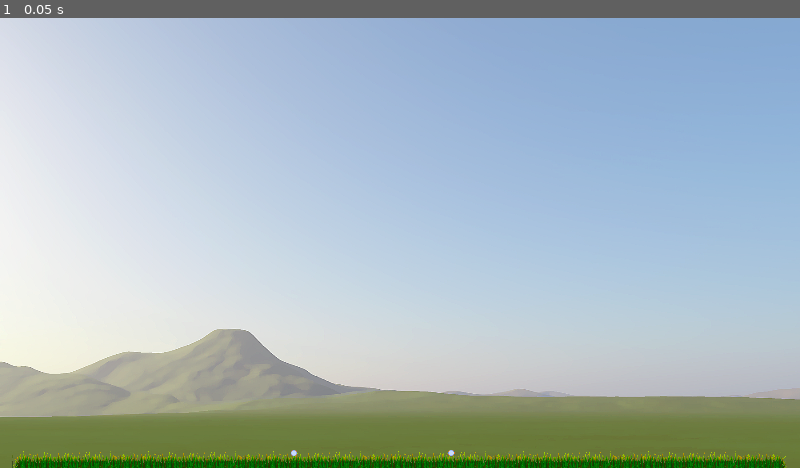
Above: before the commit, frame 1.
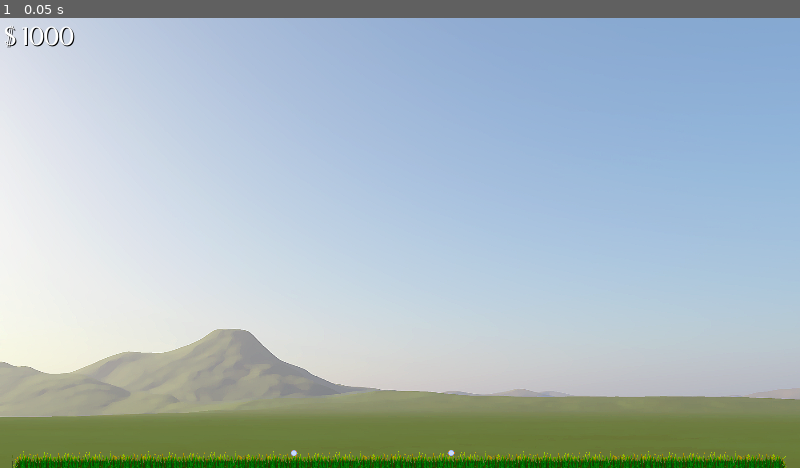
Above: after the commit, the same moment.

Repository: Drauthius/flat-builder
Game: Godot game, scene res://levels/Level1.tscn
Same seed, same stepped clock (60 frames per second), same inputs: the game is played once before the commit and once after it.
Inputs:
- Up to frame 1 (0.05 s): no input

The runs differ from the first frame. In frame 1, 0.2% of the frame differs, in the area x 0-10%, y 1-7%.

Commit message:
Added initial GUI, and a nice level

Diff:
--- a/levels/Level1.tscn
+++ b/levels/Level1.tscn
@@ -6,13 +6,14 @@
 [ext_resource path="res://sprites/grass-l.png" type="Texture" id=4]
 [ext_resource path="res://sprites/grass-r.png" type="Texture" id=5]
 [ext_resource path="res://scenes/GroundJoint.tscn" type="PackedScene" id=6]
+[ext_resource path="res://scenes/GUI.tscn" type="PackedScene" id=7]
 
 [sub_resource type="RectangleShape2D" id=1]
 
 custom_solver_bias = 0.0
 extents = Vector2( 924.544, 66.0884 )
 
-[node name="Game" type="Node" index="0"]
+[node name="Level1" type="Node"]
 
 script = ExtResource( 1 )
 
@@ -117,3 +118,5 @@
 
 position = Vector2( -1.2605, 53.5713 )
 shape = SubResource( 1 )
+
+[node name="GUI" parent="." index="7" instance=ExtResource( 7 )]
--- /dev/null
+++ b/levels/Level999.tscn
@@ -0,0 +1,219 @@
+[gd_scene load_steps=8 format=2]
+
+[ext_resource path="res://Game.gd" type="Script" id=1]
+[ext_resource path="res://sprites/landscape.png" type="Texture" id=2]
+[ext_resource path="res://sprites/grass.png" type="Texture" id=3]
+[ext_resource path="res://sprites/grass-l.png" type="Texture" id=4]
+[ext_resource path="res://sprites/grass-r.png" type="Texture" id=5]
+[ext_resource path="res://scenes/GroundJoint.tscn" type="PackedScene" id=6]
+
+[sub_resource type="RectangleShape2D" id=1]
+
+custom_solver_bias = 0.0
+extents = Vector2( 72, 40 )
+
+[node name="Level1" type="Node"]
+
+script = ExtResource( 1 )
+
+[node name="Sky" type="TextureRect" parent="." index="0"]
+
+anchor_left = 0.0
+anchor_top = 0.0
+anchor_right = 1.0
+anchor_bottom = 1.0
+rect_pivot_offset = Vector2( 0, 0 )
+rect_clip_content = false
+mouse_filter = 2
+mouse_default_cursor_shape = 0
+size_flags_horizontal = 1
+size_flags_vertical = 1
+texture = ExtResource( 2 )
+expand = true
+stretch_mode = 0
+
+[node name="Left Side" type="Node2D" parent="." index="1"]
+
+position = Vector2( 263.74, 1030.36 )
+
+[node name="GrassTiles" type="TextureRect" parent="Left Side" index="0"]
+
+anchor_left = 0.0
+anchor_top = 0.0
+anchor_right = 0.0
+anchor_bottom = 0.0
+margin_left = -26.0
+margin_right = 974.0
+margin_bottom = 1000.0
+rect_scale = Vector2( 0.05, 0.05 )
+rect_pivot_offset = Vector2( 0, 0 )
+rect_clip_content = false
+mouse_filter = 2
+mouse_default_cursor_shape = 0
+size_flags_horizontal = 1
+size_flags_vertical = 1
+texture = ExtResource( 3 )
+stretch_mode = 2
+_sections_unfolded = [ "Margin", "Rect" ]
+
+[node name="GrassLeft" type="TextureRect" parent="Left Side" index="1"]
+
+anchor_left = 0.0
+anchor_top = 0.0
+anchor_right = 0.0
+anchor_bottom = 0.0
+margin_left = -76.0
+margin_right = 924.0
+margin_bottom = 1000.0
+rect_scale = Vector2( 0.05, 0.05 )
+rect_pivot_offset = Vector2( 0, 0 )
+rect_clip_content = false
+mouse_filter = 2
+mouse_default_cursor_shape = 0
+size_flags_horizontal = 1
+size_flags_vertical = 1
+texture = ExtResource( 4 )
+stretch_mode = 2
+_sections_unfolded = [ "Rect" ]
+
+[node name="GrassRight" type="TextureRect" parent="Left Side" index="2"]
+
+anchor_left = 0.0
+anchor_top = 0.0
+anchor_right = 0.0
+anchor_bottom = 0.0
+margin_left = 24.0
+margin_right = 1024.0
+margin_bottom = 1000.0
+rect_scale = Vector2( 0.05, 0.05 )
+rect_pivot_offset = Vector2( 0, 0 )
+rect_clip_content = false
+mouse_filter = 2
+mouse_default_cursor_shape = 0
+size_flags_horizontal = 1
+size_flags_vertical = 1
+texture = ExtResource( 5 )
+stretch_mode = 2
+
+[node name="Area2D" type="StaticBody2D" parent="Left Side" index="3"]
+
+position = Vector2( 0, 75 )
+input_pickable = false
+collision_layer = 3
+collision_mask = 3
+constant_linear_velocity = Vector2( 0, 0 )
+constant_angular_velocity = 0.0
+friction = 1.0
+bounce = 0.0
+_sections_unfolded = [ "Collision", "Pickable", "Transform" ]
+__meta__ = {
+"_edit_group_": true
+}
+
+[node name="CollisionShape2D" type="CollisionShape2D" parent="Left Side/Area2D" index="0"]
+
+shape = SubResource( 1 )
+_sections_unfolded = [ "Transform" ]
+
+[node name="Right Side" type="Node2D" parent="." index="2"]
+
+position = Vector2( 1574.67, 1030.36 )
+
+[node name="GrassTiles" type="TextureRect" parent="Right Side" index="0"]
+
+anchor_left = 0.0
+anchor_top = 0.0
+anchor_right = 0.0
+anchor_bottom = 0.0
+margin_left = -26.0
+margin_right = 974.0
+margin_bottom = 1000.0
+rect_scale = Vector2( 0.05, 0.05 )
+rect_pivot_offset = Vector2( 0, 0 )
+rect_clip_content = false
+mouse_filter = 2
+mouse_default_cursor_shape = 0
+size_flags_horizontal = 1
+size_flags_vertical = 1
+texture = ExtResource( 3 )
+stretch_mode = 2
+_sections_unfolded = [ "Margin", "Rect" ]
+
+[node name="GrassLeft" type="TextureRect" parent="Right Side" index="1"]
+
+anchor_left = 0.0
+anchor_top = 0.0
+anchor_right = 0.0
+anchor_bottom = 0.0
+margin_left = -76.0
+margin_right = 924.0
+margin_bottom = 1000.0
+rect_scale = Vector2( 0.05, 0.05 )
+rect_pivot_offset = Vector2( 0, 0 )
+rect_clip_content = false
+mouse_filter = 2
+mouse_default_cursor_shape = 0
+size_flags_horizontal = 1
+size_flags_vertical = 1
+texture = ExtResource( 4 )
+stretch_mode = 2
+_sections_unfolded = [ "Rect" ]
+
+[node name="GrassRight" type="TextureRect" parent="Right Side" index="2"]
+
+anchor_left = 0.0
+anchor_top = 0.0
+anchor_right = 0.0
+anchor_bottom = 0.0
+margin_left = 24.0
+margin_right = 1024.0
+margin_bottom = 1000.0
+rect_scale = Vector2( 0.05, 0.05 )
+rect_pivot_offset = Vector2( 0, 0 )
+rect_clip_content = false
+mouse_filter = 2
+mouse_default_cursor_shape = 0
+size_flags_horizontal = 1
+size_flags_vertical = 1
+texture = ExtResource( 5 )
+stretch_mode = 2
+
+[node name="Area2D" type="StaticBody2D" parent="Right Side" index="3"]
+
+position = Vector2( 0, 75 )
+input_pickable = false
+collision_layer = 3
+collision_mask = 3
+constant_linear_velocity = Vector2( 0, 0 )
+constant_angular_velocity = 0.0
+friction = 1.0
+bounce = 0.0
+_sections_unfolded = [ "Collision", "Pickable", "Transform" ]
+__meta__ = {
+"_edit_group_": true
+}
+
+[node name="CollisionShape2D" type="CollisionShape2D" parent="Right Side/Area2D" index="0"]
+
+shape = SubResource( 1 )
+_sections_unfolded = [ "Transform" ]
+
+[node name="GroundJoint" parent="." index="3" instance=ExtResource( 6 )]
+
+position = Vector2( 222.733, 1050 )
+_sections_unfolded = [ "Collision", "Pickable", "Transform" ]
+
+[node name="GroundJoint2" parent="." index="4" instance=ExtResource( 6 )]
+
+position = Vector2( 1535.6, 1050 )
+_sections_unfolded = [ "Collision", "Pickable", "Transform" ]
+
+[node name="GroundJoint3" parent="." index="5" instance=ExtResource( 6 )]
+
+position = Vector2( 1613.62, 1050 )
+_sections_unfolded = [ "Collision", "Pickable", "Transform" ]
+
+[node name="GroundJoint4" parent="." index="6" instance=ExtResource( 6 )]
+
+position = Vector2( 301.829, 1050 )
+_sections_unfolded = [ "Collision", "Pickable", "Transform" ]
--- a/project.godot
+++ b/project.godot
@@ -24,4 +24,4 @@
 
 [rendering]
 
-environment/default_environment="res://default_env.tres"
+environment/default_environment="res://resources/default_env.tres"
--- /dev/null
+++ b/resources/font_theme.tres
@@ -0,0 +1,405 @@
+[gd_resource type="Theme" load_steps=3 format=2]
+
+[ext_resource path="res://fonts/MontereyFLF.ttf" type="DynamicFontData" id=1]
+
+[sub_resource type="DynamicFont" id=1]
+
+size = 64
+use_mipmaps = false
+use_filter = false
+font_data = ExtResource( 1 )
+_sections_unfolded = [ "Font", "Settings" ]
+
+[resource]
+
+Button/colors/font_color = Color( 0, 0, 0, 1 )
+Button/colors/font_color_disabled = Color( 0, 0, 0, 1 )
+Button/colors/font_color_hover = Color( 0, 0, 0, 1 )
+Button/colors/font_color_pressed = Color( 0, 0, 0, 1 )
+Button/constants/hseparation = 2
+Button/fonts/font = null
+Button/styles/disabled = null
+Button/styles/focus = null
+Button/styles/hover = null
+Button/styles/normal = null
+Button/styles/pressed = null
+ButtonGroup/styles/panel = null
+CheckBox/colors/font_color = Color( 0, 0, 0, 1 )
+CheckBox/colors/font_color_disabled = Color( 0, 0, 0, 1 )
+CheckBox/colors/font_color_hover = Color( 0, 0, 0, 1 )
+CheckBox/colors/font_color_pressed = Color( 0, 0, 0, 1 )
+CheckBox/constants/check_vadjust = 0
+CheckBox/constants/hseparation = 4
+CheckBox/fonts/font = null
+CheckBox/icons/checked = null
+CheckBox/icons/radio_checked = null
+CheckBox/icons/radio_unchecked = null
+CheckBox/icons/unchecked = null
+CheckBox/styles/disabled = null
+CheckBox/styles/focus = null
+CheckBox/styles/hover = null
+CheckBox/styles/normal = null
+CheckBox/styles/pressed = null
+CheckButton/colors/font_color = Color( 0, 0, 0, 1 )
+CheckButton/colors/font_color_disabled = Color( 0, 0, 0, 1 )
+CheckButton/colors/font_color_hover = Color( 0, 0, 0, 1 )
+CheckButton/colors/font_color_pressed = Color( 0, 0, 0, 1 )
+CheckButton/constants/check_vadjust = 0
+CheckButton/constants/hseparation = 4
+CheckButton/fonts/font = null
+CheckButton/icons/off = null
+CheckButton/icons/on = null
+CheckButton/styles/disabled = null
+CheckButton/styles/focus = null
+CheckButton/styles/hover = null
+CheckButton/styles/normal = null
+CheckButton/styles/pressed = null
+ColorPicker/constants/h_width = 30
+ColorPicker/constants/label_width = 10
+ColorPicker/constants/margin = 4
+ColorPicker/constants/sv_height = 256
+ColorPicker/constants/sv_width = 256
+ColorPicker/icons/add_preset = null
+ColorPicker/icons/color_hue = null
+ColorPicker/icons/color_sample = null
+ColorPicker/icons/preset_bg = null
+ColorPicker/icons/screen_picker = null
+ColorPickerButton/colors/font_color = Color( 0, 0, 0, 1 )
+ColorPickerButton/colors/font_color_disabled = Color( 0, 0, 0, 1 )
+ColorPickerButton/colors/font_color_hover = Color( 0, 0, 0, 1 )
+ColorPickerButton/colors/font_color_pressed = Color( 0, 0, 0, 1 )
+ColorPickerButton/constants/hseparation = 2
+ColorPickerButton/fonts/font = null
+ColorPickerButton/icons/bg = null
+ColorPickerButton/styles/disabled = null
+ColorPickerButton/styles/focus = null
+ColorPickerButton/styles/hover = null
+ColorPickerButton/styles/normal = null
+ColorPickerButton/styles/pressed = null
+Dialogs/constants/button_margin = 32
+Dialogs/constants/margin = 8
+FileDialog/colors/files_disabled = Color( 0, 0, 0, 1 )
+FileDialog/icons/folder = null
+FileDialog/icons/parent_folder = null
+FileDialog/icons/reload = null
+Fonts/fonts/large = null
+Fonts/fonts/normal = null
+GraphEdit/colors/grid_major = Color( 0, 0, 0, 1 )
+GraphEdit/colors/grid_minor = Color( 0, 0, 0, 1 )
+GraphEdit/constants/bezier_len_neg = 160
+GraphEdit/constants/bezier_len_pos = 80
+GraphEdit/icons/minus = null
+GraphEdit/icons/more = null
+GraphEdit/icons/reset = null
+GraphEdit/icons/snap = null
+GraphEdit/styles/bg = null
+GraphNode/colors/title_color = Color( 0, 0, 0, 1 )
+GraphNode/constants/close_offset = 18
+GraphNode/constants/port_offset = 3
+GraphNode/constants/separation = 1
+GraphNode/constants/title_offset = 20
+GraphNode/fonts/title_font = null
+GraphNode/icons/close = null
+GraphNode/icons/port = null
+GraphNode/icons/resizer = null
+GraphNode/styles/breakpoint = null
+GraphNode/styles/comment = null
+GraphNode/styles/commentfocus = null
+GraphNode/styles/defaultfocus = null
+GraphNode/styles/defaultframe = null
+GraphNode/styles/frame = null
+GraphNode/styles/position = null
+GraphNode/styles/selectedframe = null
+GridContainer/constants/hseparation = 4
+GridContainer/constants/vseparation = 4
+HBoxContainer/constants/separation = 4
+HScrollBar/icons/decrement = null
+HScrollBar/icons/decrement_highlight = null
+HScrollBar/icons/increment = null
+HScrollBar/icons/increment_highlight = null
+HScrollBar/styles/grabber = null
+HScrollBar/styles/grabber_highlight = null
+HScrollBar/styles/grabber_pressed = null
+HScrollBar/styles/scroll = null
+HScrollBar/styles/scroll_focus = null
+HSeparator/constants/separation = 4
+HSeparator/styles/separator = null
+HSlider/icons/grabber = null
+HSlider/icons/grabber_disabled = null
+HSlider/icons/grabber_highlight = null
+HSlider/icons/tick = null
+HSlider/styles/focus = null
+HSlider/styles/grabber_area = null
+HSlider/styles/grabber_disabled = null
+HSlider/styles/grabber_highlight = null
+HSlider/styles/slider = null
+HSplitContainer/constants/autohide = 1
+HSplitContainer/constants/separation = 12
+HSplitContainer/icons/grabber = null
+HSplitContainer/styles/bg = null
+Icons/icons/close = null
+Icons/icons/logo = null
+ItemList/colors/font_color = Color( 0, 0, 0, 1 )
+ItemList/colors/font_color_selected = Color( 0, 0, 0, 1 )
+ItemList/colors/guide_color = Color( 0, 0, 0, 1 )
+ItemList/constants/hseparation = 4
+ItemList/constants/icon_margin = 4
+ItemList/constants/line_separation = 2
+ItemList/constants/vseparation = 2
+ItemList/fonts/font = null
+ItemList/styles/bg = null
+ItemList/styles/bg_focus = null
+ItemList/styles/cursor = null
+ItemList/styles/cursor_unfocused = null
+ItemList/styles/selected = null
+ItemList/styles/selected_focus = null
+Label/colors/font_color = Color( 1, 1, 1, 1 )
+Label/colors/font_color_shadow = Color( 0, 0, 0, 1 )
+Label/constants/line_spacing = 3
+Label/constants/shadow_as_outline = 0
+Label/constants/shadow_offset_x = 3
+Label/constants/shadow_offset_y = 3
+Label/fonts/font = SubResource( 1 )
+Label/styles/normal = null
+LineEdit/colors/cursor_color = Color( 0, 0, 0, 1 )
+LineEdit/colors/font_color = Color( 0, 0, 0, 1 )
+LineEdit/colors/font_color_selected = Color( 0, 0, 0, 1 )
+LineEdit/colors/selection_color = Color( 0, 0, 0, 1 )
+LineEdit/constants/minimum_spaces = 12
+LineEdit/fonts/font = null
+LineEdit/styles/focus = null
+LineEdit/styles/normal = null
+LineEdit/styles/read_only = null
+LinkButton/colors/font_color = Color( 0, 0, 0, 1 )
+LinkButton/colors/font_color_hover = Color( 0, 0, 0, 1 )
+LinkButton/colors/font_color_pressed = Color( 0, 0, 0, 1 )
+LinkButton/constants/underline_spacing = 2
+LinkButton/fonts/font = null
+LinkButton/styles/focus = null
+MarginContainer/constants/margin_bottom = 0
+MarginContainer/constants/margin_left = 8
+MarginContainer/constants/margin_right = 0
+MarginContainer/constants/margin_top = 0
+MenuButton/colors/font_color = Color( 0, 0, 0, 1 )
+MenuButton/colors/font_color_disabled = Color( 0, 0, 0, 1 )
+MenuButton/colors/font_color_hover = Color( 0, 0, 0, 1 )
+MenuButton/colors/font_color_pressed = Color( 0, 0, 0, 1 )
+MenuButton/constants/hseparation = 3
+MenuButton/fonts/font = null
+MenuButton/styles/disabled = null
+MenuButton/styles/focus = null
+MenuButton/styles/hover = null
+MenuButton/styles/normal = null
+MenuButton/styles/pressed = null
+OptionButton/colors/font_color = Color( 0, 0, 0, 1 )
+OptionButton/colors/font_color_disabled = Color( 0, 0, 0, 1 )
+OptionButton/colors/font_color_hover = Color( 0, 0, 0, 1 )
+OptionButton/colors/font_color_pressed = Color( 0, 0, 0, 1 )
+OptionButton/constants/arrow_margin = 2
+OptionButton/constants/hseparation = 2
+OptionButton/fonts/font = null
+OptionButton/icons/arrow = null
+OptionButton/styles/disabled = null
+OptionButton/styles/focus = null
+OptionButton/styles/hover = null
+OptionButton/styles/normal = null
+OptionButton/styles/pressed = null
+Panel/styles/panel = null
+Panel/styles/panelf = null
+Panel/styles/panelnc = null
+PanelContainer/styles/panel = null
+PopupMenu/colors/font_color = Color( 0, 0, 0, 1 )
+PopupMenu/colors/font_color_accel = Color( 0, 0, 0, 1 )
+PopupMenu/colors/font_color_disabled = Color( 0, 0, 0, 1 )
+PopupMenu/colors/font_color_hover = Color( 0, 0, 0, 1 )
+PopupMenu/constants/hseparation = 4
+PopupMenu/constants/vseparation = 4
+PopupMenu/fonts/font = null
+PopupMenu/icons/checked = null
+PopupMenu/icons/radio_checked = null
+PopupMenu/icons/radio_unchecked = null
+PopupMenu/icons/submenu = null
+PopupMenu/icons/unchecked = null
+PopupMenu/styles/hover = null
+PopupMenu/styles/panel = null
+PopupMenu/styles/panel_disabled = null
+PopupMenu/styles/separator = null
+PopupPanel/styles/panel = null
+ProgressBar/colors/font_color = Color( 0, 0, 0, 1 )
+ProgressBar/colors/font_color_shadow = Color( 0, 0, 0, 1 )
+ProgressBar/fonts/font = null
+ProgressBar/styles/bg = null
+ProgressBar/styles/fg = null
+ReferenceRect/styles/border = null
+RichTextLabel/colors/default_color = Color( 0, 0, 0, 1 )
+RichTextLabel/colors/font_color_selected = Color( 0, 0, 0, 1 )
+RichTextLabel/colors/selection_color = Color( 0, 0, 0, 1 )
+RichTextLabel/constants/line_separation = 1
+RichTextLabel/constants/table_hseparation = 3
+RichTextLabel/constants/table_vseparation = 3
+RichTextLabel/fonts/bold_font = null
+RichTextLabel/fonts/bold_italics_font = null
+RichTextLabel/fonts/italics_font = null
+RichTextLabel/fonts/mono_font = null
+RichTextLabel/fonts/normal_font = null
+RichTextLabel/styles/focus = null
+RichTextLabel/styles/normal = null
+SpinBox/icons/updown = null
+TabContainer/colors/font_color_bg = Color( 0, 0, 0, 1 )
+TabContainer/colors/font_color_disabled = Color( 0, 0, 0, 1 )
+TabContainer/colors/font_color_fg = Color( 0, 0, 0, 1 )
+TabContainer/constants/hseparation = 4
+TabContainer/constants/label_valign_bg = 2
+TabContainer/constants/label_valign_fg = 0
+TabContainer/constants/side_margin = 8
+TabContainer/constants/top_margin = 24
+TabContainer/fonts/font = null
+TabContainer/icons/decrement = null
+TabContainer/icons/decrement_highlight = null
+TabContainer/icons/increment = null
+TabContainer/icons/increment_highlight = null
+TabContainer/icons/menu = null
+TabContainer/icons/menu_highlight = null
+TabContainer/styles/panel = null
+TabContainer/styles/tab_bg = null
+TabContainer/styles/tab_fg = null
+Tabs/colors/font_color_bg = Color( 0, 0, 0, 1 )
+Tabs/colors/font_color_disabled = Color( 0, 0, 0, 1 )
+Tabs/colors/font_color_fg = Color( 0, 0, 0, 1 )
+Tabs/constants/hseparation = 4
+Tabs/constants/label_valign_bg = 2
+Tabs/constants/label_valign_fg = 0
+Tabs/constants/top_margin = 24
+Tabs/fonts/font = null
+Tabs/icons/close = null
+Tabs/icons/decrement = null
+Tabs/icons/decrement_highlight = null
+Tabs/icons/increment = null
+Tabs/icons/increment_highlight = null
+Tabs/styles/button = null
+Tabs/styles/button_pressed = null
+Tabs/styles/panel = null
+Tabs/styles/tab_bg = null
+Tabs/styles/tab_fg = null
+TextEdit/colors/background_color = Color( 0, 0, 0, 1 )
+TextEdit/colors/brace_mismatch_color = Color( 0, 0, 0, 1 )
+TextEdit/colors/breakpoint_color = Color( 0, 0, 0, 1 )
+TextEdit/colors/caret_background_color = Color( 0, 0, 0, 1 )
+TextEdit/colors/caret_color = Color( 0, 0, 0, 1 )
+TextEdit/colors/code_folding_color = Color( 0, 0, 0, 1 )
+TextEdit/colors/completion_background_color = Color( 0, 0, 0, 1 )
+TextEdit/colors/completion_existing_color = Color( 0, 0, 0, 1 )
+TextEdit/colors/completion_font_color = Color( 0, 0, 0, 1 )
+TextEdit/colors/completion_scroll_color = Color( 0, 0, 0, 1 )
+TextEdit/colors/completion_selected_color = Color( 0, 0, 0, 1 )
+TextEdit/colors/current_line_color = Color( 0, 0, 0, 1 )
+TextEdit/colors/font_color = Color( 0, 0, 0, 1 )
+TextEdit/colors/font_color_selected = Color( 0, 0, 0, 1 )
+TextEdit/colors/function_color = Color( 0, 0, 0, 1 )
+TextEdit/colors/line_number_color = Color( 0, 0, 0, 1 )
+TextEdit/colors/mark_color = Color( 0, 0, 0, 1 )
+TextEdit/colors/member_variable_color = Color( 0, 0, 0, 1 )
+TextEdit/colors/number_color = Color( 0, 0, 0, 1 )
+TextEdit/colors/selection_color = Color( 0, 0, 0, 1 )
+TextEdit/colors/symbol_color = Color( 0, 0, 0, 1 )
+TextEdit/colors/word_highlighted_color = Color( 0, 0, 0, 1 )
+TextEdit/constants/completion_lines = 7
+TextEdit/constants/completion_max_width = 50
+TextEdit/constants/completion_scroll_width = 3
+TextEdit/constants/line_spacing = 4
+TextEdit/fonts/font = null
+TextEdit/icons/tab = null
+TextEdit/styles/completion = null
+TextEdit/styles/focus = null
+TextEdit/styles/normal = null
+TextEdit/styles/read_only = null
+ToolButton/colors/font_color = Color( 0, 0, 0, 1 )
+ToolButton/colors/font_color_disabled = Color( 0, 0, 0, 1 )
+ToolButton/colors/font_color_hover = Color( 0, 0, 0, 1 )
+ToolButton/colors/font_color_pressed = Color( 0, 0, 0, 1 )
+ToolButton/constants/hseparation = 3
+ToolButton/fonts/font = null
+ToolButton/styles/disabled = null
+ToolButton/styles/focus = null
+ToolButton/styles/hover = null
+ToolButton/styles/normal = null
+ToolButton/styles/pressed = null
+TooltipLabel/colors/font_color = Color( 0, 0, 0, 1 )
+TooltipLabel/colors/font_color_shadow = Color( 0, 0, 0, 1 )
+TooltipLabel/constants/shadow_offset_x = 1
+TooltipLabel/constants/shadow_offset_y = 1
+TooltipLabel/fonts/font = null
+TooltipPanel/styles/panel = null
+Tree/colors/cursor_color = Color( 0, 0, 0, 1 )
+Tree/colors/custom_button_font_highlight = Color( 0, 0, 0, 1 )
+Tree/colors/drop_position_color = Color( 0, 0, 0, 1 )
+Tree/colors/font_color = Color( 0, 0, 0, 1 )
+Tree/colors/font_color_selected = Color( 0, 0, 0, 1 )
+Tree/colors/guide_color = Color( 0, 0, 0, 1 )
+Tree/colors/relationship_line_color = Color( 0, 0, 0, 1 )
+Tree/colors/selection_color = Color( 0, 0, 0, 1 )
+Tree/colors/title_button_color = Color( 0, 0, 0, 1 )
+Tree/constants/button_margin = 4
+Tree/constants/draw_relationship_lines = 0
+Tree/constants/guide_width = 2
+Tree/constants/hseparation = 4
+Tree/constants/item_margin = 12
+Tree/constants/scroll_border = 4
+Tree/constants/scroll_speed = 12
+Tree/constants/vseparation = 4
+Tree/fonts/font = null
+Tree/fonts/title_button_font = null
+Tree/icons/arrow = null
+Tree/icons/arrow_collapsed = null
+Tree/icons/checked = null
+Tree/icons/select_arrow = null
+Tree/icons/unchecked = null
+Tree/icons/updown = null
+Tree/styles/bg = null
+Tree/styles/bg_focus = null
+Tree/styles/button_pressed = null
+Tree/styles/cursor = null
+Tree/styles/cursor_unfocused = null
+Tree/styles/custom_button = null
+Tree/styles/custom_button_hover = null
+Tree/styles/custom_button_pressed = null
+Tree/styles/selected = null
+Tree/styles/selected_focus = null
+Tree/styles/title_button_hover = null
+Tree/styles/title_button_normal = null
+Tree/styles/title_button_pressed = null
+VBoxContainer/constants/separation = 4
+VScrollBar/icons/decrement = null
+VScrollBar/icons/decrement_highlight = null
+VScrollBar/icons/increment = null
+VScrollBar/icons/increment_highlight = null
+VScrollBar/styles/grabber = null
+VScrollBar/styles/grabber_highlight = null
+VScrollBar/styles/grabber_pressed = null
+VScrollBar/styles/scroll = null
+VScrollBar/styles/scroll_focus = null
+VSeparator/constants/separation = 4
+VSeparator/styles/separator = null
+VSlider/icons/grabber = null
+VSlider/icons/grabber_disabled = null
+VSlider/icons/grabber_highlight = null
+VSlider/icons/tick = null
+VSlider/styles/focus = null
+VSlider/styles/grabber_area = null
+VSlider/styles/grabber_disabled = null
+VSlider/styles/grabber_highlight = null
+VSlider/styles/slider = null
+VSplitContainer/constants/autohide = 1
+VSplitContainer/constants/separation = 12
+VSplitContainer/icons/grabber = null
+VSplitContainer/styles/bg = null
+WindowDialog/colors/title_color = Color( 0, 0, 0, 1 )
+WindowDialog/constants/close_h_ofs = 18
+WindowDialog/constants/close_v_ofs = 18
+WindowDialog/constants/scaleborder_size = 4
+WindowDialog/constants/title_height = 20
+WindowDialog/fonts/title_font = null
+WindowDialog/icons/close = null
+WindowDialog/icons/close_highlight = null
+WindowDialog/styles/panel = null
+_sections_unfolded = [ "ColorPickerButton/colors", "Label", "Label/colors", "Label/constants", "Label/fonts", "Resource" ]
--- /dev/null
+++ b/scenes/GUI.tscn
@@ -0,0 +1,98 @@
+[gd_scene load_steps=2 format=2]
+
+[ext_resource path="res://resources/font_theme.tres" type="Theme" id=1]
+
+[node name="GUI" type="MarginContainer" index="0"]
+
+anchor_left = 0.0
+anchor_top = 0.0
+anchor_right = 1.0
+anchor_bottom = 1.0
+margin_left = 10.0
+margin_top = 10.0
+margin_right = -10.0
+margin_bottom = -10.0
+rect_pivot_offset = Vector2( 0, 0 )
+rect_clip_content = false
+mouse_filter = 0
+mouse_default_cursor_shape = 0
+size_flags_horizontal = 1
+size_flags_vertical = 1
+_sections_unfolded = [ "Margin" ]
+
+[node name="VBoxContainer" type="VBoxContainer" parent="." index="0"]
+
+anchor_left = 0.0
+anchor_top = 0.0
+anchor_right = 0.0
+anchor_bottom = 0.0
+margin_left = 8.0
+margin_right = 1900.0
+margin_bottom = 1060.0
+rect_pivot_offset = Vector2( 0, 0 )
+rect_clip_content = false
+mouse_filter = 1
+mouse_default_cursor_shape = 0
+size_flags_horizontal = 1
+size_flags_vertical = 1
+alignment = 0
+
+[node name="HBoxContainer" type="HBoxContainer" parent="VBoxContainer" index="0"]
+
+anchor_left = 0.0
+anchor_top = 0.0
+anchor_right = 0.0
+anchor_bottom = 0.0
+margin_right = 1892.0
+margin_bottom = 69.0
+rect_pivot_offset = Vector2( 0, 0 )
+rect_clip_content = false
+mouse_filter = 1
+mouse_default_cursor_shape = 0
+size_flags_horizontal = 1
+size_flags_vertical = 1
+alignment = 0
+_sections_unfolded = [ "Grow Direction", "Margin", "Rect" ]
+
+[node name="MoneySymbol" type="Label" parent="VBoxContainer/HBoxContainer" index="0"]
+
+anchor_left = 0.0
+anchor_top = 0.0
+anchor_right = 0.0
+anchor_bottom = 0.0
+margin_right = 29.0
+margin_bottom = 69.0
+rect_pivot_offset = Vector2( 0, 0 )
+rect_clip_content = false
+mouse_filter = 2
+mouse_default_cursor_shape = 0
+size_flags_horizontal = 1
+size_flags_vertical = 4
+theme = ExtResource( 1 )
+text = "$"
+percent_visible = 1.0
+lines_skipped = 0
+max_lines_visible = -1
+_sections_unfolded = [ "BBCode", "Theme" ]
+
+[node name="Money" type="Label" parent="VBoxContainer/HBoxContainer" index="1"]
+
+anchor_left = 0.0
+anchor_top = 0.0
+anchor_right = 0.0
+anchor_bottom = 0.0
+margin_left = 33.0
+margin_right = 174.0
+margin_bottom = 69.0
+rect_pivot_offset = Vector2( 0, 0 )
+rect_clip_content = false
+mouse_filter = 2
+mouse_default_cursor_shape = 0
+size_flags_horizontal = 1
+size_flags_vertical = 4
+theme = ExtResource( 1 )
+text = "1000"
+percent_visible = 1.0
+lines_skipped = 0
+max_lines_visible = -1
+_sections_unfolded = [ "Theme" ]
Binary file added: fonts/MontereyFLF.ttf
Not shown: 1 places in levels/Level1.tscn that only renumber resources
Renamed: default_env.tres -> resources/default_env.tres
